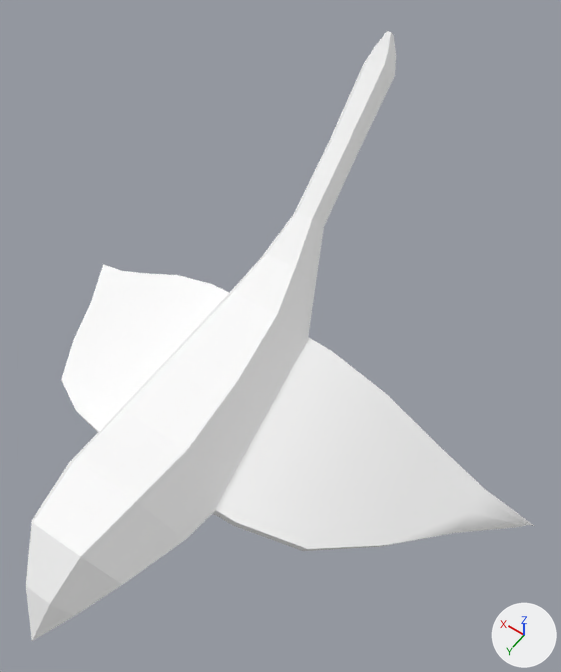
What one commit did to the glTF model public/models/bird.glb.
Camera for both pictures: a 50 mm lens placed at (-0.239, 0.196, 0.575), pointed at (-0.034, -0.09, 0.125). Every picture has the same lights, and +X, +Y and +Z are marked at lower right. The first picture is the older version. Where no turn or scale is listed for an object, it has been applied to the vertices.

Names of what the first picture shows: 'Bird_LW_roll_env_07:fish:MaterialSG1_0', 'Bird_RW_roll_env_07:fish:MaterialSG1_0', 'Bird_roll_env_07:lambert10_0'.
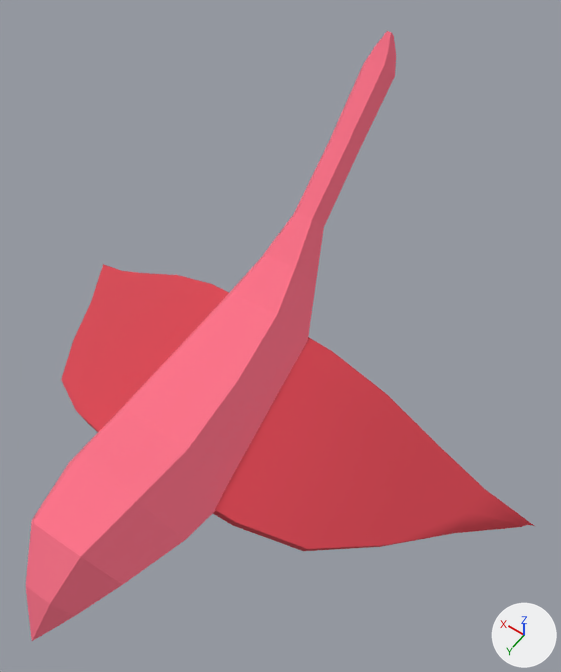
Changed parts and their boxes [x1, y1, x2, y2] in the pictures (561 x 672 px):
'Bird_roll_env_07:lambert10_0', recoloured (white to red): [26, 31, 396, 641] in both
'Bird_LW_roll_env_07:fish:MaterialSG1_0', recoloured (white to red): [213, 337, 534, 551] in both
'Bird_RW_roll_env_07:fish:MaterialSG1_0', recoloured (white to red): [61, 264, 229, 432] in both

The edits, one by one:
Material 'roll_env_07fishMaterialSG1' (mat_roll_env_07fishmaterialsg1) is new.
Its base color is (0.687, 0.0561, 0.0802) (red #d84350).
Its roughness is 0.958.
Material 'roll_env_07lambert10' (mat_roll_env_07lambert10) is new.
Its base color is (1.0, 0.171, 0.254) (red #ff738a).
Its roughness is 1.0.
me_bird_roll_env_07_lambert10_0 has 86 vertices, 158 faces and spans x -0.053..0.06, y -0.267..0.177, z -0.064..0.176.
me_bird_roll_env_07_lambert10_0 no longer uses material mat_body (white #ffffff).
me_bird_roll_env_07_lambert10_0 gains material mat_roll_env_07lambert10 (red #ff738a).
me_bird_lw_roll_env_07_fish_materialsg1_0 has 48 vertices, 92 faces and spans x -0.252..-0.006, y -0.109..0.071, z -0.119..0.014.
me_bird_lw_roll_env_07_fish_materialsg1_0 no longer uses material mat_wings (white #ffffff).
me_bird_lw_roll_env_07_fish_materialsg1_0 gains material mat_roll_env_07fishmaterialsg1 (red #d84350).
me_bird_rw_roll_env_07_fish_materialsg1_0 has 48 vertices, 92 faces and spans x 0.003..0.242, y -0.12..0.069, z -0.123..0.015.
me_bird_rw_roll_env_07_fish_materialsg1_0 no longer uses material mat_wings (white #ffffff).
me_bird_rw_roll_env_07_fish_materialsg1_0 gains material mat_roll_env_07fishmaterialsg1 (red #d84350).
